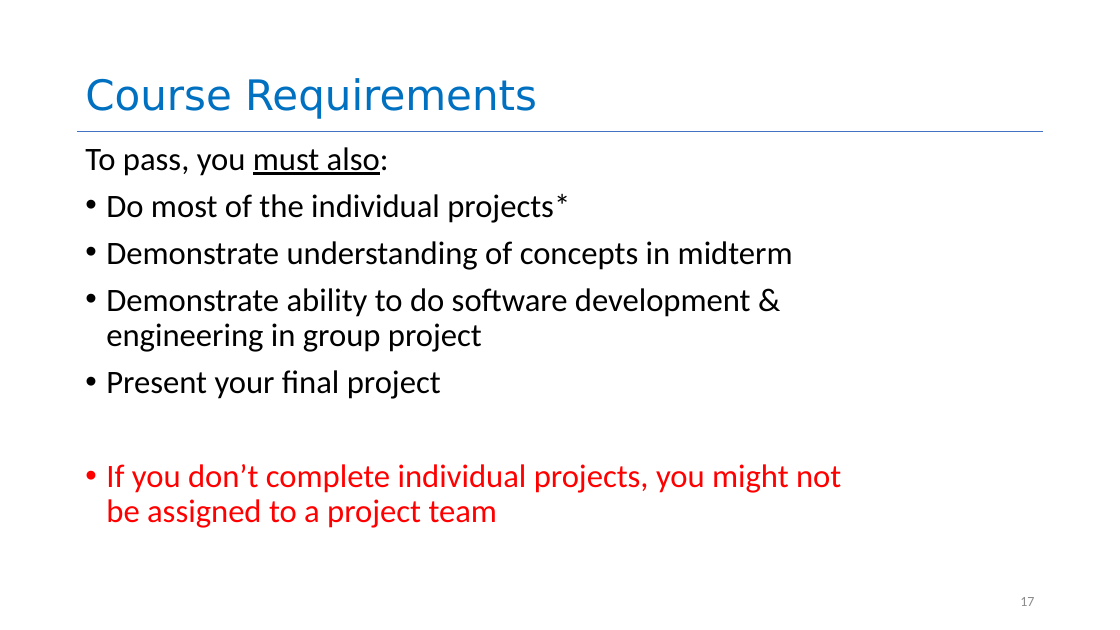
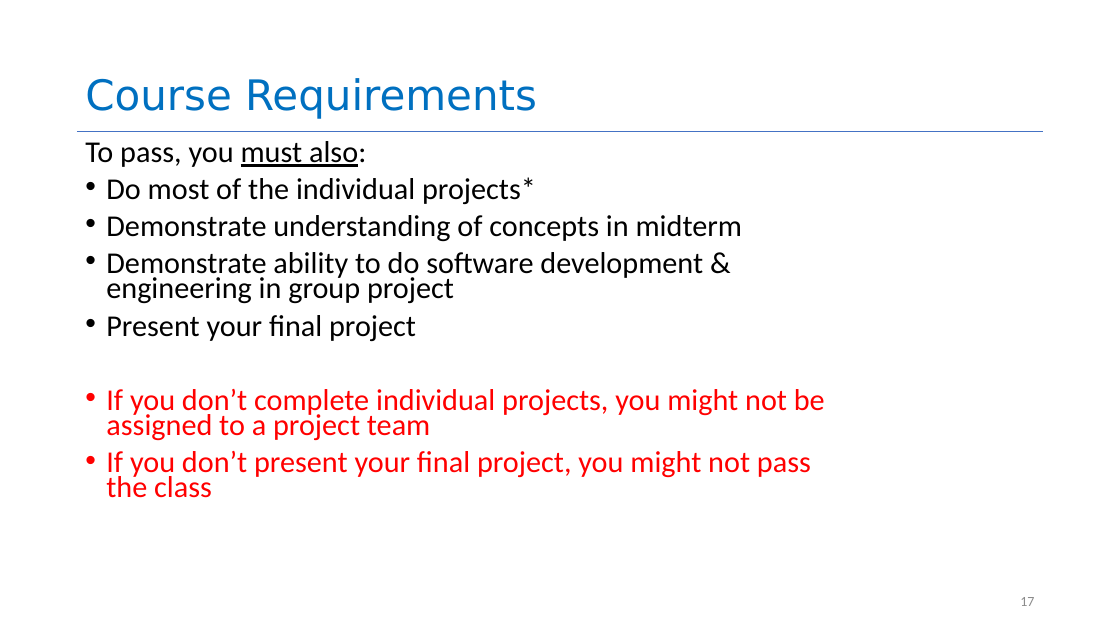
Before and after one commit to neu-se/CS4530-Fall-2026, a slide deck: slide 17 of Slides/Module 01.1 Course Introduction.pptx. Drawn at 1120x630 pixels with LibreOffice and Linux fonts; fonts in the diff are those of the drawing. Boxes give left, top, right and bottom in pixels: in the first picture for what was removed or moved away, otherwise in the second. Text is boxed around its words. In the diff, an @@ line names an element or a change of style, - is before the commit and + after.

Commit message:
last pass and fixed typos

```diff
--- a/Slides/Module 01.1 Course Introduction.pptx
+++ b/Slides/Module 01.1 Course Introduction.pptx
@@ text at box(85, 141, 825, 441): size 28 to 25.9 pt in "To pass, you must also:", "Do most of the individual projects*", "Demonstrate understanding of concepts in midterm", "Demonstrate ability to do software development & ..." and 2 more places; line spacing 0.9 to 0.7 @@
@@ text at box(106, 451, 811, 498): paragraph added @@
+• If you don’t present your final project, you might not pass the class
```
Also in this commit, not shown: 4 other slides changed, 4 other files.
